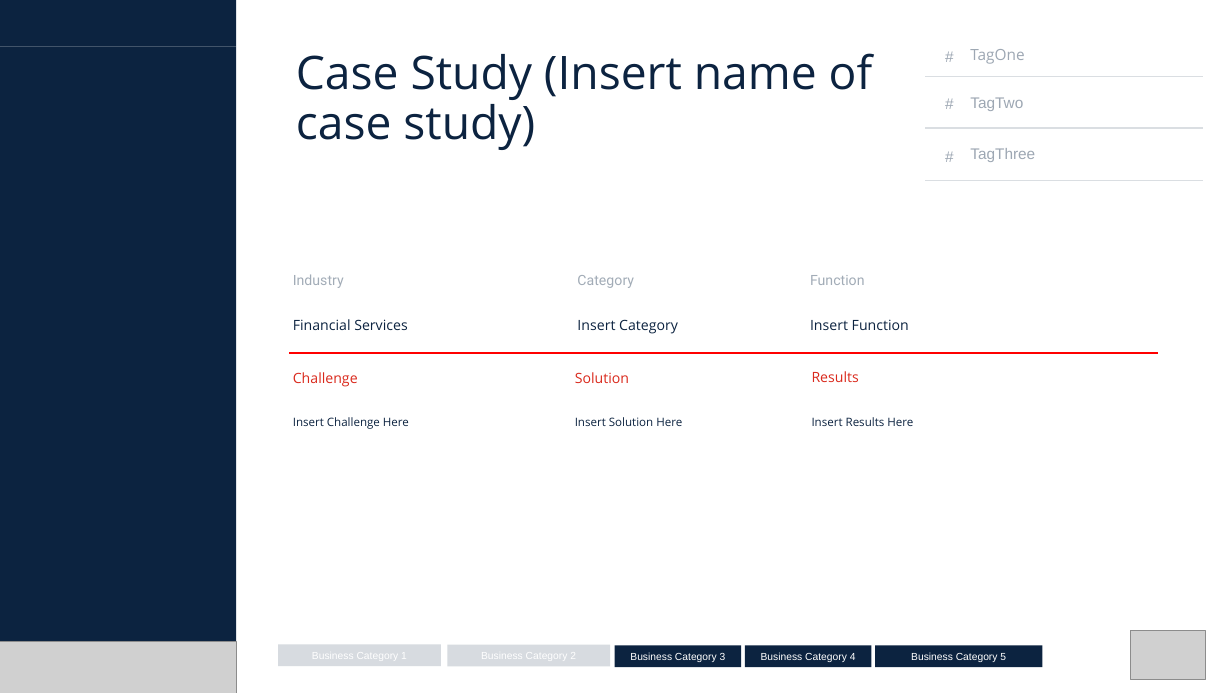
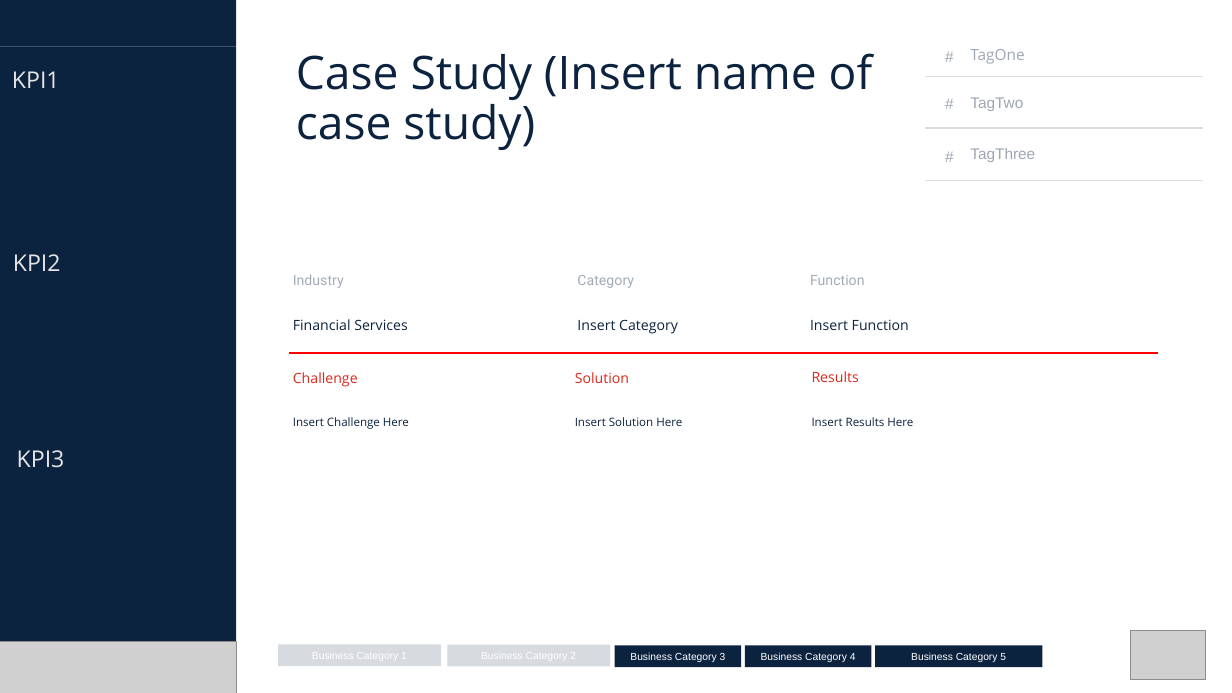
Before and after one commit to rohon95boss/bip_case_studies, a slide deck: slide 1 of templates/BIP_MCG_Case Study_Insert Case Study Name.pptx. Drawn at 1232x693 pixels with LibreOffice and Linux fonts; fonts in the diff are those of the drawing; grey boxes stand for pictures. Boxes give left, top, right and bottom in pixels: in the first picture for what was removed or moved away, otherwise in the second. Text is boxed around its words. In the diff, an @@ line names an element or a change of style, - is before the commit and + after.

Commit message:
Feat: add KPI extraction logic + updated PPT template

```diff
--- a/templates/BIP_MCG_Case Study_Insert Case Study Name.pptx
+++ b/templates/BIP_MCG_Case Study_Insert Case Study Name.pptx
@@ text added at <box>12,71,60,88</box>, 18 pt, text #E7E6E6 @@
+KPI1
@@ text added at <box>13,254,61,271</box>, 18 pt, text #E7E6E6 @@
+KPI2
@@ text added at <box>17,450,65,468</box>, 18 pt, text #E7E6E6 @@
+KPI3
```
Also in this commit, not shown: 2 other files.
